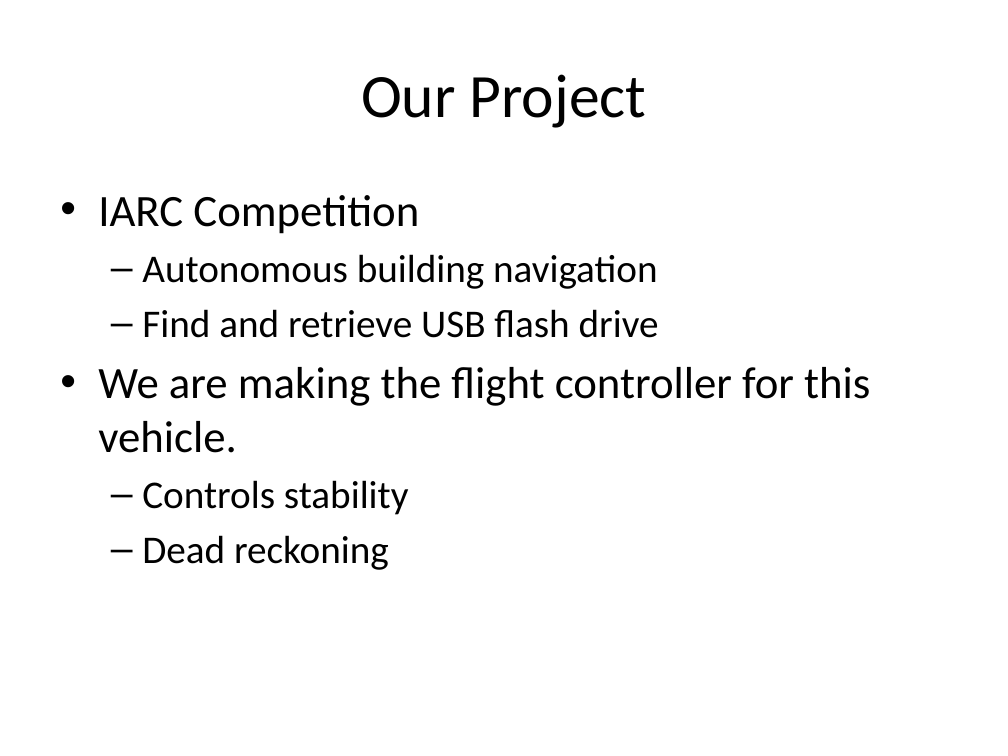
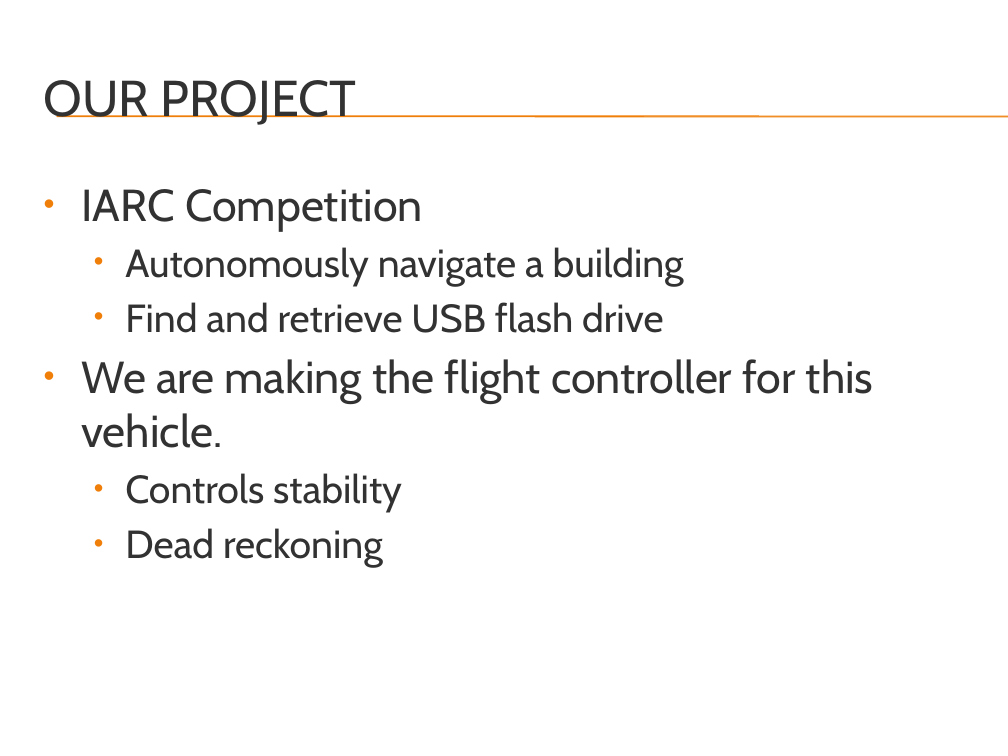
Before and after one commit to rasmusto/falcon, a slide deck: slide 2 of documentation/week8_presentation/Falcon - Quadrotor Flight Control System.pptx. Drawn at 1008x756 pixels with LibreOffice and Linux fonts; fonts in the diff are those of the drawing; background and template pictures are left out. Boxes give left, top, right and bottom in pixels: in the first picture for what was removed or moved away, otherwise in the second. Text is boxed around its words. In the diff, an @@ line names an element or a change of style, - is before the commit and + after.

Commit message:
Gave the power point a theme and some small changes

```diff
--- a/documentation/week8_presentation/Falcon - Quadrotor Flight Control System.pptx
+++ b/documentation/week8_presentation/Falcon - Quadrotor Flight Control System.pptx
@@ title at bbox=[44, 80, 356, 125]: text changed; size 44 to 36 pt; font Calibri to Cabin; text colour #000000 to #323232 @@
-Our Project
+OUR PROJECT
@@ line added from (56, 116) to (1008, 116), #F07F09 0.75 pt @@
@@ line added from (56, 117) to (1008, 117), #F07F09 0.75 pt @@
@@ text "IARC Competition": place and size @@
-text "IARC Competition" at bbox=[98, 195, 870, 570]
+text "IARC Competition" at bbox=[81, 189, 873, 568]
@@ text at bbox=[81, 189, 873, 568]: font Calibri to Cabin, text colour #000000 to #323232 in "IARC Competition", "Find and retrieve USB flash drive", "We are making the flight controller for ...", "Controls stability" and 1 more places; bullet – to • @@
@@ text at bbox=[125, 247, 684, 286]: text changed; font Calibri to Cabin; text colour #000000 to #323232 @@
-  – Autonomous building navigation
+  • Autonomously navigate a building
```
Also in this commit, not shown: 10 other slides changed.
